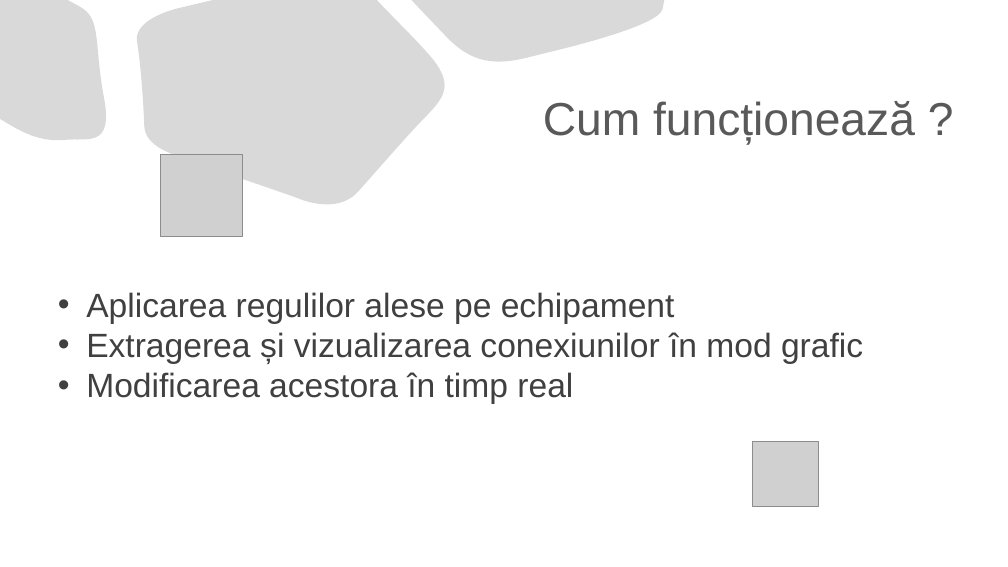
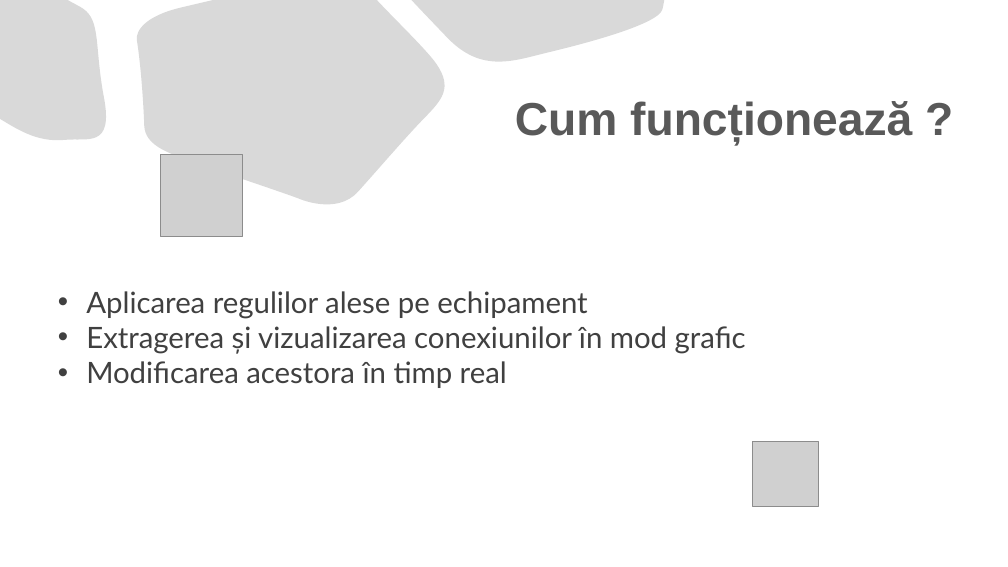
Before and after one commit to TheodorPredescu/Intrusion-Detection-and-Prevention-System, a slide deck: slide 7 of document/scss/prezentare_scss.pptx (slide 6 before the commit). Drawn at 1008x567 pixels with LibreOffice and Linux fonts; fonts in the diff are those of the drawing; grey boxes stand for pictures. Boxes give left, top, right and bottom in pixels: in the first picture for what was removed or moved away, otherwise in the second. Text is boxed around its words. In the diff, an @@ line names an element or a change of style, - is before the commit and + after.

```diff
--- a/document/scss/prezentare_scss.pptx
+++ b/document/scss/prezentare_scss.pptx
@@ title "Cum funcționează ?" at box(515, 101, 912, 145): bold on @@
@@ text "Aplicarea regulilor alese pe echipament" at box(86, 291, 746, 388): size 32 to 28 pt, font Arial to Lato @@
```
Also in this commit, not shown: 6 other slides changed, 1 slide added, 2 other files.
